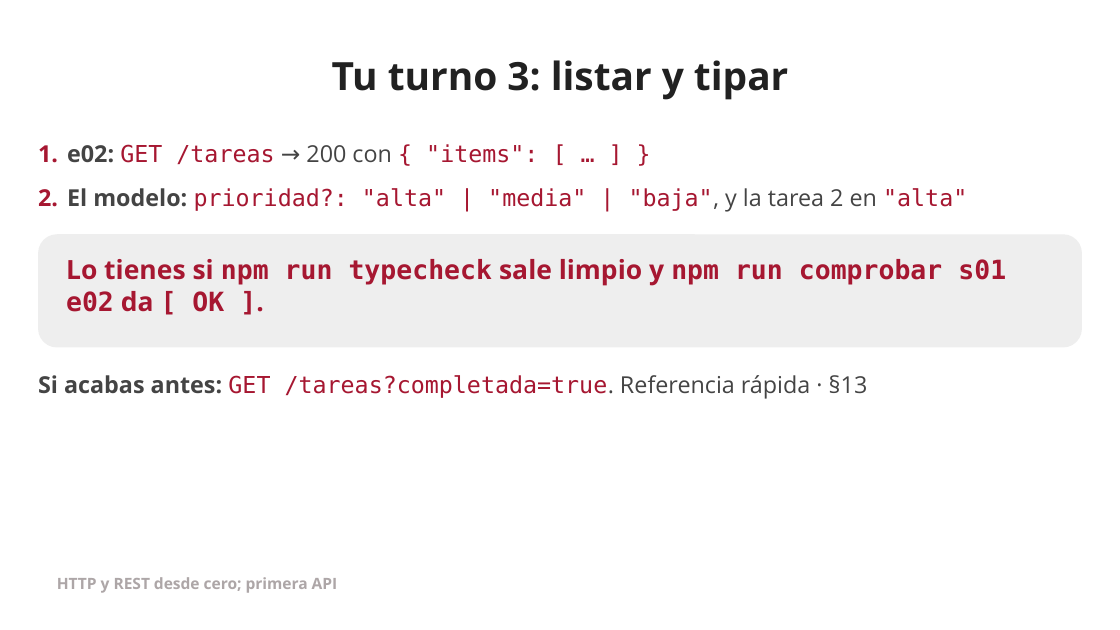
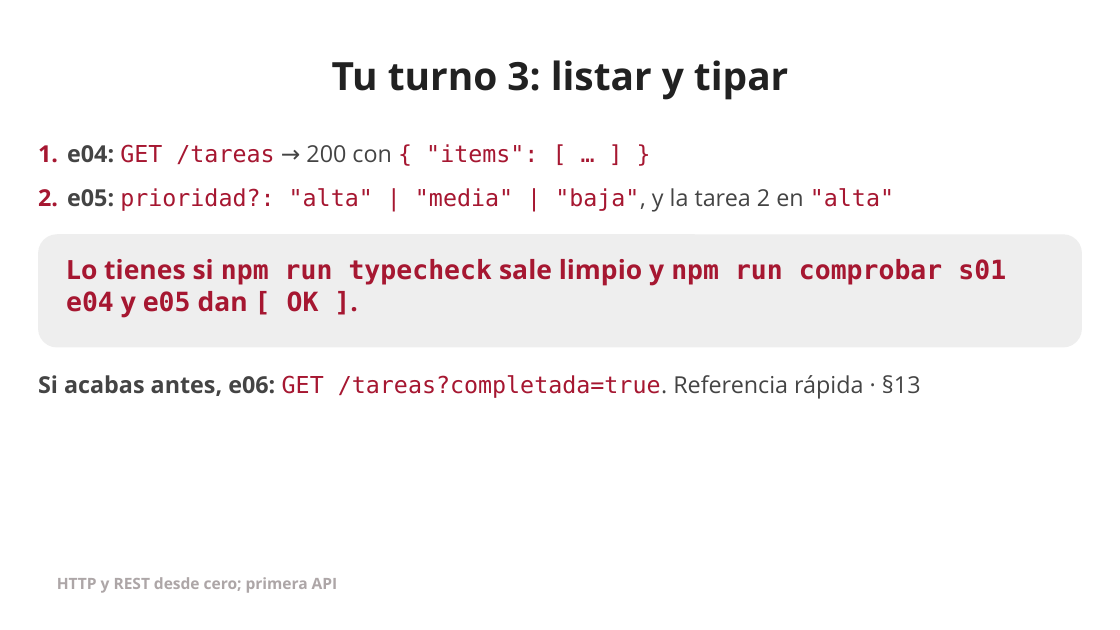
Before and after one commit to jserranof/formacion-openapi-jserranof, a slide deck: slide 56 of docs/sesiones/presentaciones/s01-presentacion.pptx. Drawn at 1120x630 pixels with LibreOffice and Linux fonts; fonts in the diff are those of the drawing; background and template pictures are left out. Boxes give left, top, right and bottom in pixels: in the first picture for what was removed or moved away, otherwise in the second. Text is boxed around its words. In the diff, an @@ line names an element or a change of style, - is before the commit and + after.

Commit message:
feat(s01): nueve ejercicios con pruebas, dos o tres por bloque
- e01 (explorar la API) y e02 (verbo y código): los Tu turno de los bloques 1
  y 2 se contestan en un fichero y se comprueban sin desvelar la respuesta.
- e05 (prioridad tipada), e06 (reto: filtro) y e08 (resumen, con la trampa
  del orden de las rutas) nuevos. Los de antes pasan a e03, e04, e07 y e09.
- comprobar: pistas de Content-Type legibles y sin «llega false».
- Referencia rápida, diapositivas, PPTX/PDF y práctica 1 al día.

```diff
--- a/docs/sesiones/presentaciones/s01-presentacion.pptx
+++ b/docs/sesiones/presentaciones/s01-presentacion.pptx
@@ text at box(67, 144, 538, 165): text changed @@
-e02: GET /tareas → 200 con { "items": [ … ] }
+e04: GET /tareas → 200 con { "items": [ … ] }
@@ text at box(67, 188, 894, 212): text changed @@
-El modelo: prioridad?: "alta" | "media" | "baja", y la tarea 2 en "alta"
+e05: prioridad?: "alta" | "media" | "baja", y la tarea 2 en "alta"
@@ text at box(66, 259, 1006, 318): text changed @@
-Lo tienes si npm run typecheck sale limpio y npm run comprobar s01 e02 da [ OK ].
+Lo tienes si npm run typecheck sale limpio y npm run comprobar s01 e04 y e05 dan [ OK ].
@@ text at box(38, 375, 921, 399): text changed @@
-Si acabas antes: GET /tareas?completada=true. Referencia rápida · §13
+Si acabas antes, e06: GET /tareas?completada=true. Referencia rápida · §13
```
Also in this commit, not shown: 8 other slides changed, 21 other files.
